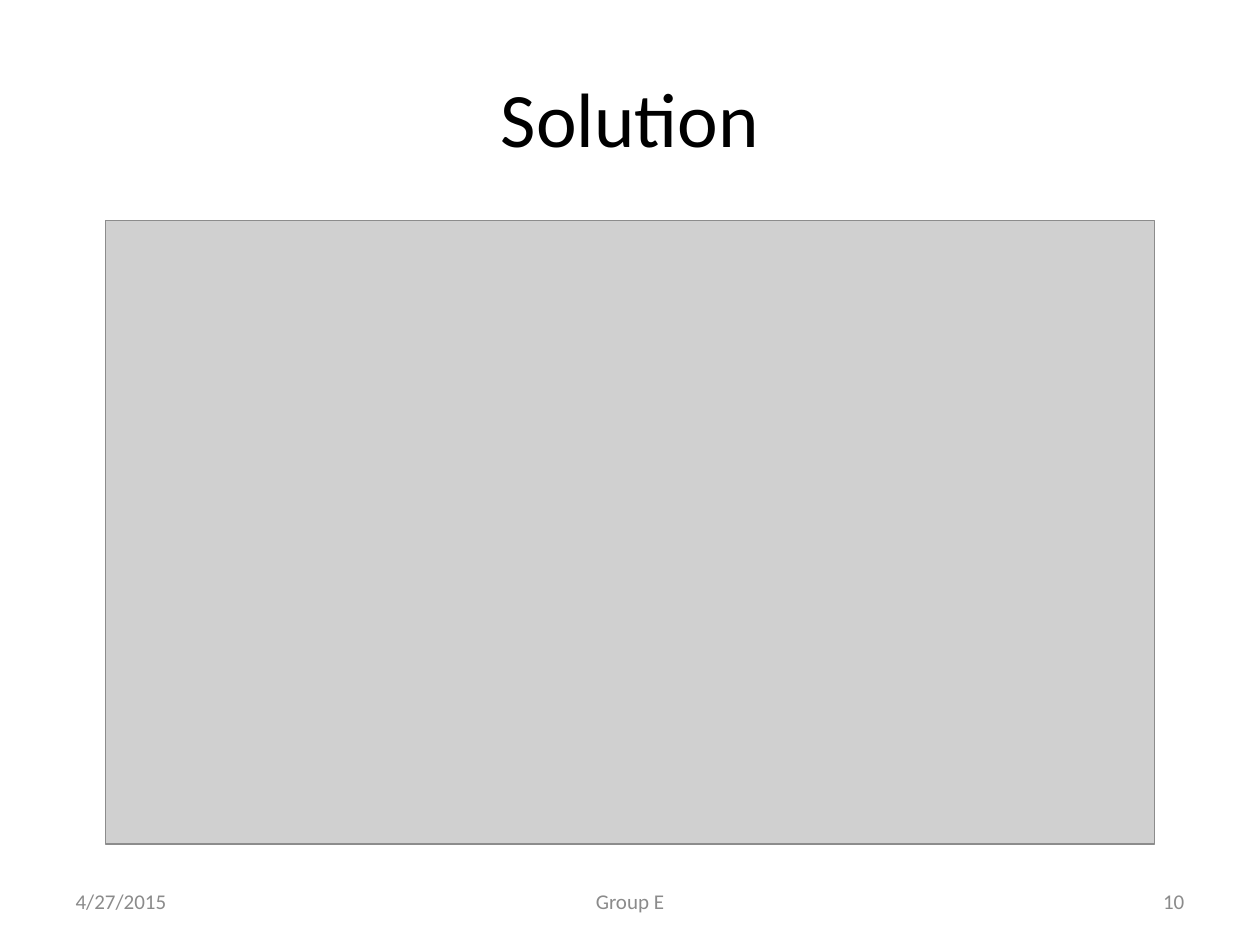
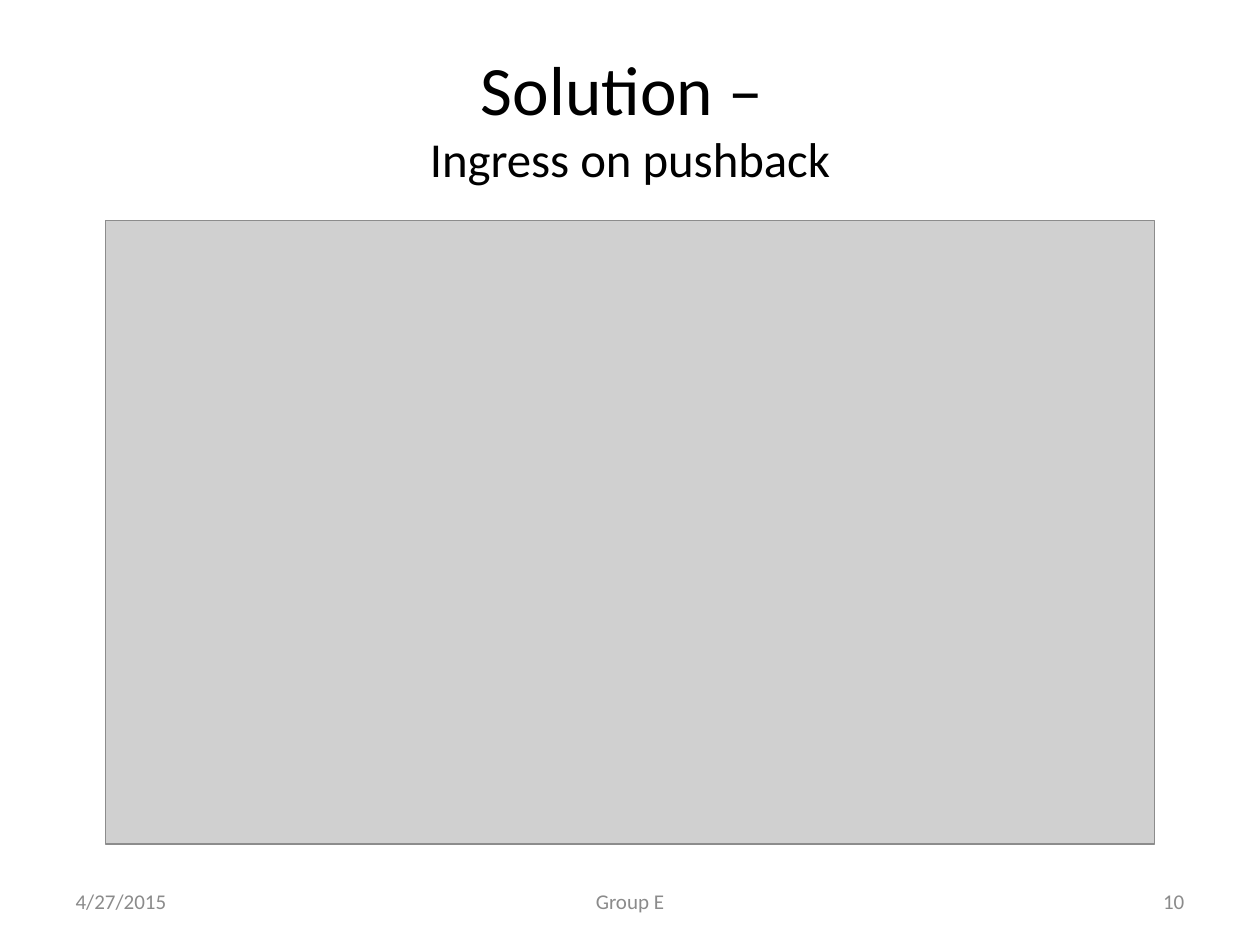
Before and after one commit to mishra14/DDoSAttackMitigationSystem, a slide deck: slide 10 of CIS 553.pptx. Drawn at 1260x945 pixels with LibreOffice and Linux fonts; fonts in the diff are those of the drawing; grey boxes stand for pictures. Boxes give left, top, right and bottom in pixels: in the first picture for what was removed or moved away, otherwise in the second. Text is boxed around its words. In the diff, an @@ line names an element or a change of style, - is before the commit and + after.

```diff
--- a/CIS 553.pptx
+++ b/CIS 553.pptx
@@ title at box(430, 67, 830, 186): text changed; size 44 to 27.9 pt @@
-Solution
+Solution –
+Ingress on pushback
```
Also in this commit, not shown: 7 other slides changed.
